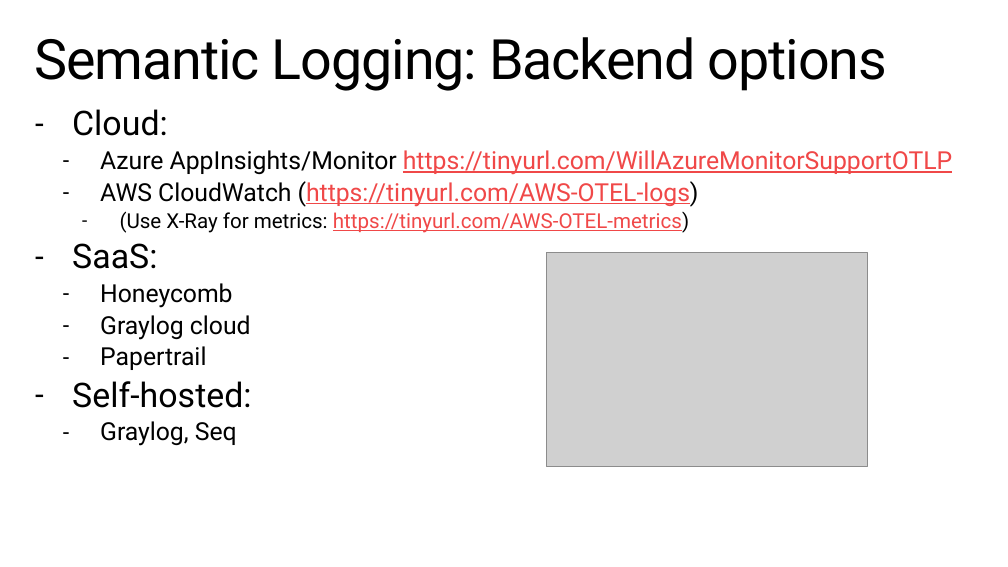
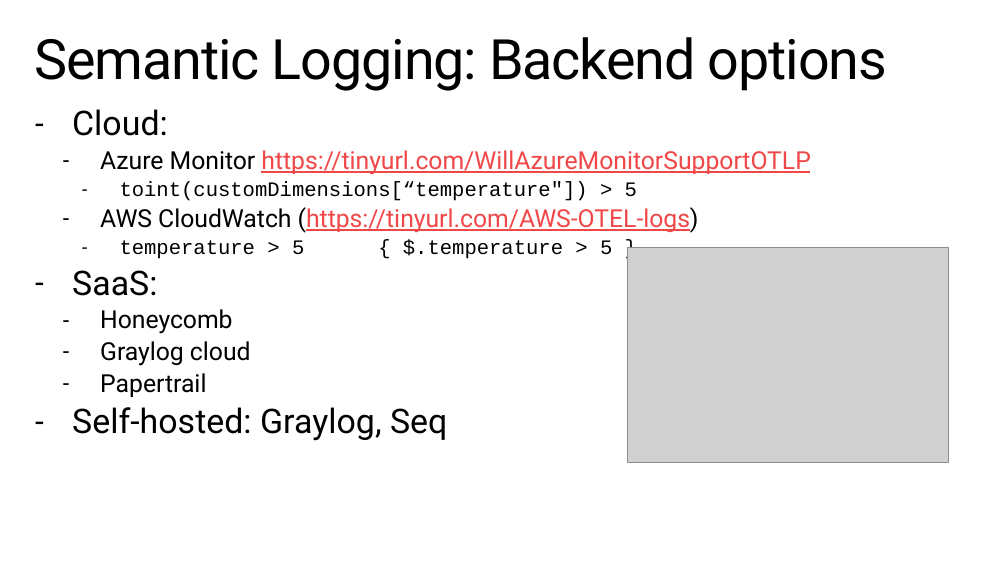
Before and after one commit to StephenCleary/Presentations, a slide deck: slide 17 of Telemetry/Logging Hero.pptx. Drawn at 1008x567 pixels with LibreOffice and Linux fonts; fonts in the diff are those of the drawing; grey boxes stand for pictures; background and template pictures are left out. Boxes give left, top, right and bottom in pixels: in the first picture for what was removed or moved away, otherwise in the second. Text is boxed around its words. In the diff, an @@ line names an element or a change of style, - is before the commit and + after.

```diff
--- a/Telemetry/Logging Hero.pptx
+++ b/Telemetry/Logging Hero.pptx
@@ text at (100,150,810,201): text changed; text colour #F04848 to #000000 @@
-  – Azure AppInsights/Monitor https://tinyurl.com/WillAzureMonitorSupportOTLP
+  – Azure Monitor https://tinyurl.com/WillAzureMonitorSupportOTLP
+    – toint(customDimensions[“temperature"]) > 5
@@ text at (120,240,612,259): text changed; font Roboto to Courier New; text colour #F04848 to #000000 @@
-    – (Use X-Ray for metrics: https://tinyurl.com/AWS-OTEL-metrics)
+    – temperature > 5 { $.temperature > 5 }
@@ picture: place and size @@
-picture at (546,253,867,467)
+picture at (628,248,949,463)
@@ text at (72,407,447,441): text changed @@
-– Self-hosted:
-  – Graylog, Seq
+– Self-hosted: Graylog, Seq
```
Also in this commit, not shown: 3 other slides changed, 10 slides added, 1 other file.
